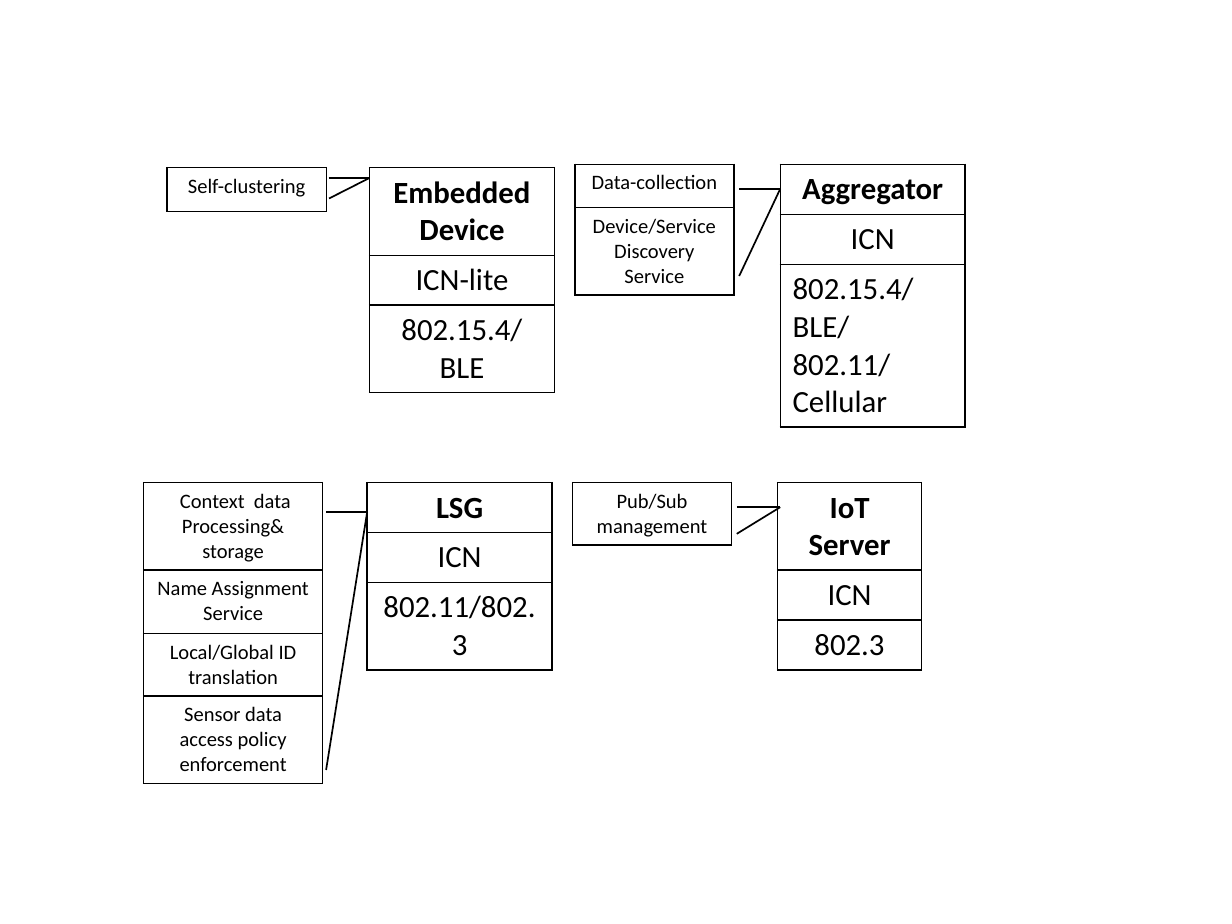
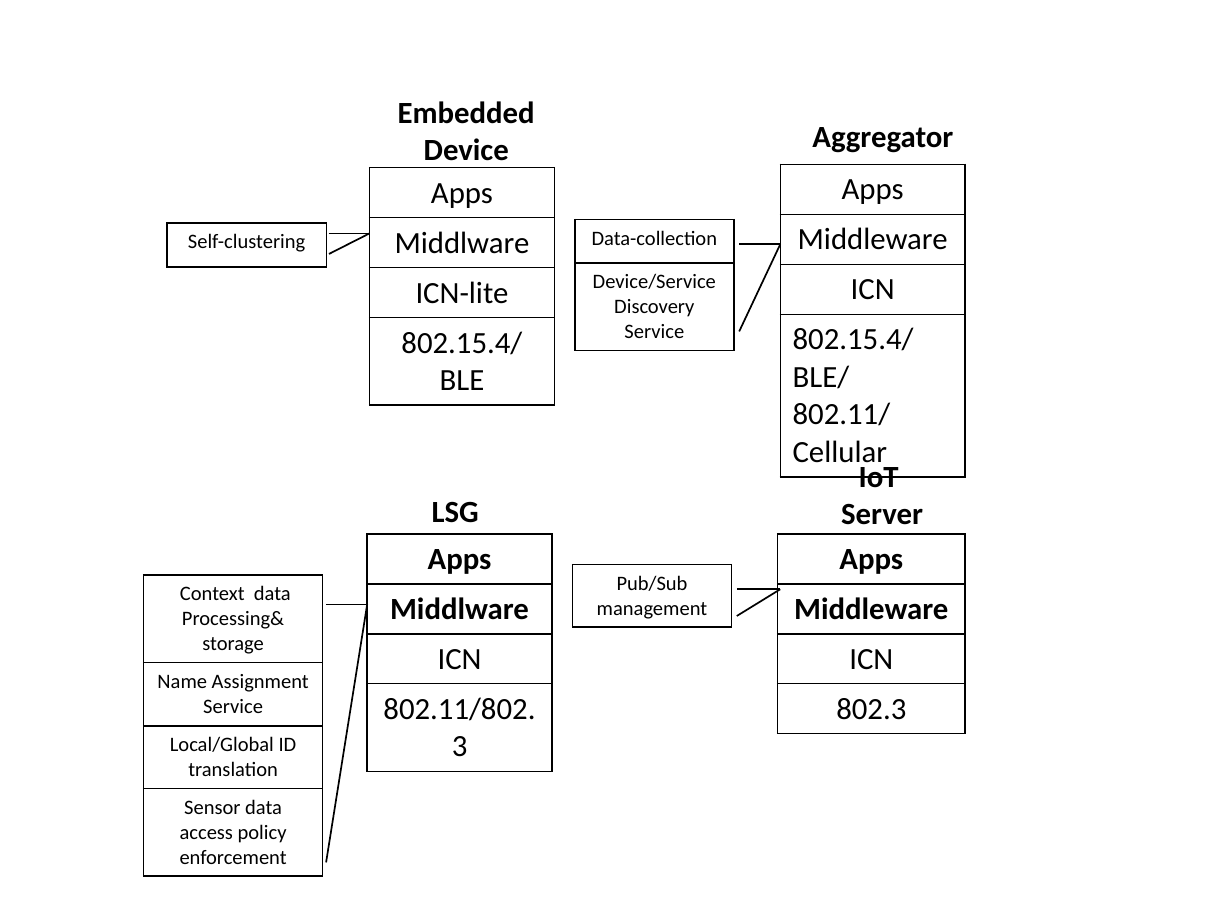
Before and after one commit to sugangli/ICN2015, a slide deck: slide 6 of figure/paper_drawing.pptx. Drawn at 1232x924 pixels with LibreOffice and Linux fonts; fonts in the diff are those of the drawing. Boxes give left, top, right and bottom in pixels: in the first picture for what was removed or moved away, otherwise in the second. Text is boxed around its words. In the diff, an @@ line names an element or a change of style, - is before the commit and + after.

```diff
--- a/figure/paper_drawing.pptx
+++ b/figure/paper_drawing.pptx
@@ text added at [398, 101, 535, 168], 18 pt, text #000000, bold @@
+Embedded Device
@@ text added at [812, 127, 953, 153], 18 pt, text #000000, bold @@
+Aggregator
@@ table at [370, 168, 554, 404] @@
-row 1: Embedded Device
+row 1: Apps
+row 2: Middlware
@@ table at [780, 164, 965, 474] @@
-row 1: Aggregator
+row 1: Apps
+row 2: Middleware
@@ 4 lines, 2 tables: place and size @@
-4 lines, 2 tables at [168, 164, 780, 293]
+4 lines, 2 tables at [168, 219, 780, 349]
@@ text added at [841, 461, 923, 525], 18 pt, text #000000, bold @@
+IoT
+Server
@@ text added at [432, 501, 479, 523], 18 pt, text #000000, bold @@
+LSG
@@ table at [367, 533, 552, 770] @@
-row 1: LSG
+row 1: Apps
+row 2: Middlware
@@ table: place and size @@
-table at [367, 483, 552, 669]
+table at [367, 533, 552, 770]
@@ table at [777, 533, 965, 733] @@
-row 1: IoT Server
+row 1: Apps
+row 2: Middleware
@@ table: place and size @@
-table at [777, 483, 922, 669]
+table at [777, 533, 965, 733]
@@ 2 lines, 1 table: place and size @@
-2 lines, 1 table at [573, 483, 780, 545]
+2 lines, 1 table at [573, 564, 780, 626]
@@ 2 lines, 1 table: place and size @@
-2 lines, 1 table at [144, 483, 367, 781]
+2 lines, 1 table at [144, 575, 367, 873]
```
Also in this commit, not shown: 1 other slide changed, 6 other files.
